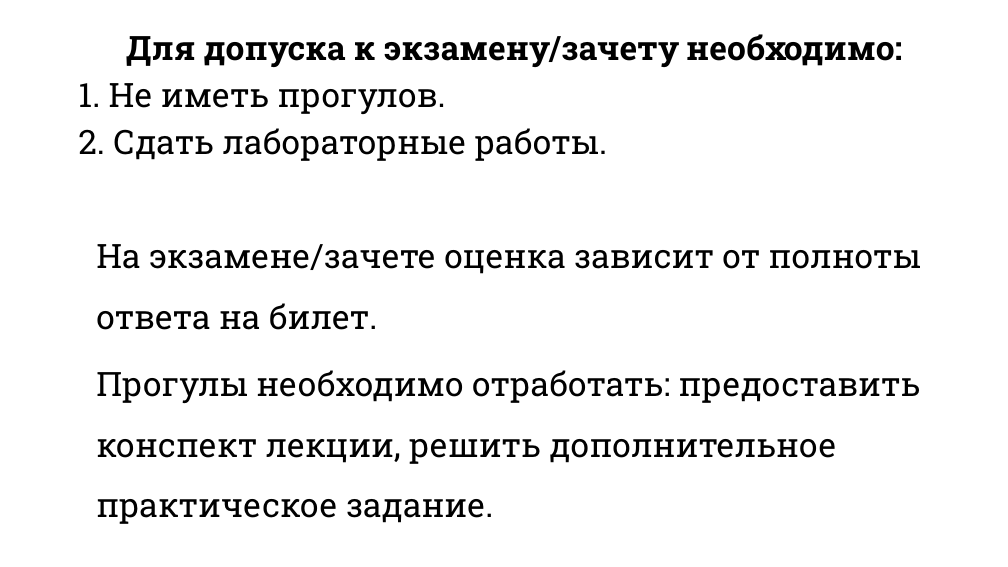
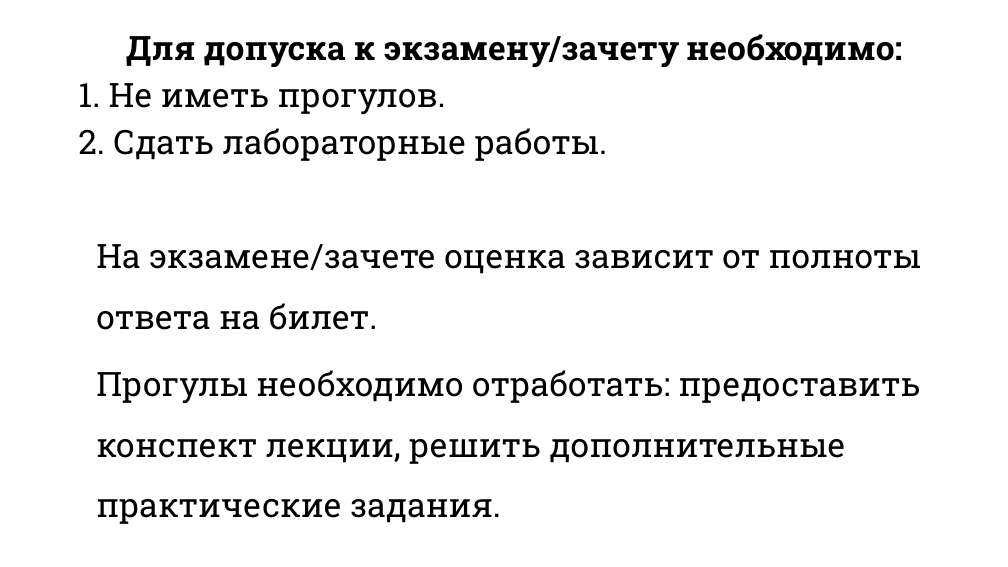
Before and after one commit to DaniilKlyukin/ITiP-1, a slide deck: slide 3 of Лекции/ИТиП лек 1.pptx. Drawn at 1008x567 pixels with LibreOffice and Linux fonts; fonts in the diff are those of the drawing. Boxes give left, top, right and bottom in pixels: in the first picture for what was removed or moved away, otherwise in the second. Text is boxed around its words. In the diff, an @@ line names an element or a change of style, - is before the commit and + after.

```diff
--- a/Лекции/ИТиП лек 1.pptx
+++ b/Лекции/ИТиП лек 1.pptx
@@ text at (96, 370, 921, 524): text changed @@
-Прогулы необходимо отработать: предоставить конспект лекции, решить дополнительное практическое задание.
+Прогулы необходимо отработать: предоставить конспект лекции, решить дополнительные практические задания.
```
Also in this commit, not shown: 3 other slides changed, 9 other files.
